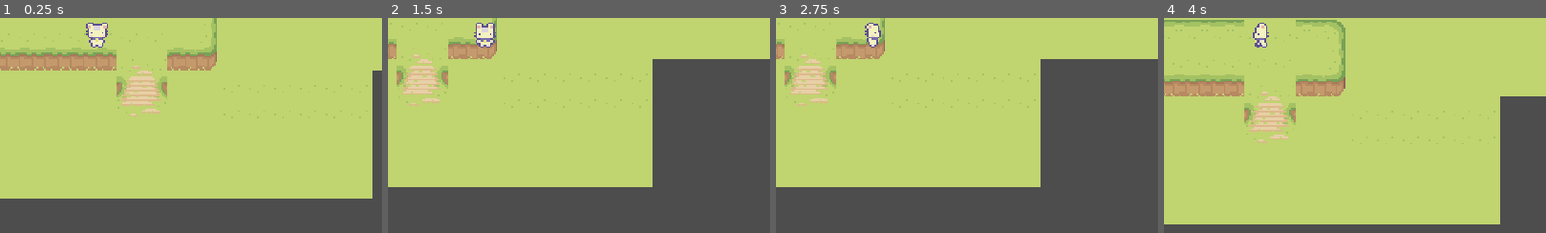
Above: before the commit, frames 1-4 (left to right).
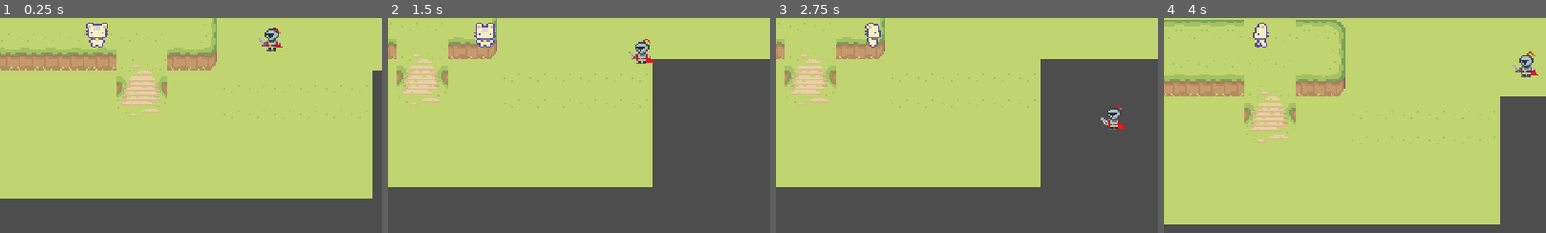
Above: after the commit, the same moments.

Repository: rockgem/GamesFleadh24
Game: Godot game, scene res://Level/game_level.tscn
Two runs of this game, one before a commit and one after it. Both use one fixed random seed, a clock stepped at 60 frames per second and the inputs below.
Inputs (mouse positions are % of the whole screen's width and height, from its top left):
- Up to frame 1 (0.25 s): no input
- Up to frame 2 (1.5 s): tap Enter at 0.5 s; move the mouse to (72, 45) at 0.52 s; press the mouse at (72, 45) at 0.53 s; hold D (right) 0.53-1.28 s; move the mouse to (30, 55) at 1.27 s; release the mouse at (30, 55) at 1.28 s; hold S (down) from 1.28 s (still down); tap Space (space) at 1.35 s
- Up to frame 3 (2.75 s): click (30, 55) at 1.55 s; tap Space (space) at 2 s; move the mouse to (60, 28) at 2.02 s; release S (down) at 2.03 s; press the mouse at (60, 28) at 2.03 s; hold D (right) from 2.03 s (still down)
- Up to frame 4 (4 s): move the mouse to (45, 70) at 2.77 s; release D (right) at 2.78 s; release the mouse at (45, 70) at 2.78 s; hold W (up) 2.78-3.53 s; click (45, 70) at 2.85 s; move the mouse to (80, 65) at 3.52 s; hold A (left) from 3.53 s (still down); hold Space (space) from 3.53 s (still down); click (80, 65) at 3.8 s
The pictures show only the part of the screen within x 38-88%, y 46-96%; the shares and areas given below are measured in that part.

The runs differ from the first frame. In frame 1, 0.4% of the frame differs, in the area x 67-74%, y 4-16%; in frame 2, 0.4%; in frame 3, 0.3%; in frame 4, 0.4%, in the area x 91-98%, y 15-28%.

Commit message:
Knight in grass tiles

Diff:
--- a/Characters/knight.gd
+++ b/Characters/knight.gd
@@ -12,10 +12,7 @@
 		if event.button_index == MOUSE_BUTTON_LEFT and event.pressed:
 			print("Left button was clicked at ", event.position)
 
-#trying to make the attack here but it's still quite random
-func _process(delta):
-	if Input.is_mouse_button_pressed(1) :
-		$AnimationPlayer.play("attack_right")
+
 
 func _physics_process(_delta):
 	var input_direction = Vector2(
--- a/Level/game_level.tscn
+++ b/Level/game_level.tscn
@@ -8,6 +8,7 @@
 [ext_resource type="Texture2D" uid="uid://bquwiejcge32w" path="res://Art/Sprout Lands - Sprites - Basic pack/Sprout Lands - Sprites - Basic pack/Tilesets/Wooden House.png" id="6_yxsgr"]
 [ext_resource type="Texture2D" uid="uid://b8wgltbgrh00k" path="res://Art/Sprout Lands - Sprites - Basic pack/Sprout Lands - Sprites - Basic pack/Tilesets/Fences.png" id="7_py0yo"]
 [ext_resource type="PackedScene" uid="uid://bg5xsnf1vb3aj" path="res://Characters/cow_1.tscn" id="8_kwush"]
+[ext_resource type="PackedScene" uid="uid://c6ct8uvratg22" path="res://Characters/knight.tscn" id="9_dqsew"]
 
 [sub_resource type="TileSetAtlasSource" id="TileSetAtlasSource_oepm5"]
 texture = ExtResource("2_8il1s")
@@ -878,9 +879,18 @@
 layer_0/z_index = -5
 layer_0/tile_data = PackedInt32Array(-131074, 65536, 1, -196610, 65536, 1, -196606, 65536, 1, -262142, 65536, 1, -26214 …(15178 unchanged characters)…
 layer_1/name = "Topground"
+layer_1/enabled = true
+layer_1/modulate = Color(1, 1, 1, 1)
+layer_1/y_sort_enabled = false
+layer_1/y_sort_origin = 0
 layer_1/z_index = -5
 layer_1/tile_data = PackedInt32Array(-196580, 589824, 3, -131044, 589824, 3, -131045, 393216, 2, -262117, 393216, 2, -3 …(1822 unchanged characters)…
 layer_2/name = "HighGroundWalls"
+layer_2/enabled = true
+layer_2/modulate = Color(1, 1, 1, 1)
+layer_2/y_sort_enabled = false
+layer_2/y_sort_origin = 0
+layer_2/z_index = 0
 layer_2/tile_data = PackedInt32Array()
 metadata/_edit_lock_ = true
 
@@ -889,3 +899,6 @@
 
 [node name="Cow1" parent="." instance=ExtResource("8_kwush")]
 position = Vector2(87, 16)
+
+[node name="Knight" parent="." instance=ExtResource("9_dqsew")]
+position = Vector2(341, 136)
--- a/project.godot
+++ b/project.godot
@@ -12,7 +12,7 @@
 
 config/name="Testing1"
 run/main_scene="res://Level/game_level.tscn"
-config/features=PackedStringArray("4.2", "Mobile")
+config/features=PackedStringArray("4.1", "Mobile")
 config/icon="res://icon.svg"
 
 [display]
@@ -49,6 +49,11 @@
 "events": [Object(InputEventKey,"resource_local_to_scene":false,"resource_name":"","device":0,"window_id":0,"alt_pressed":false,"shift_pressed":false,"ctrl_pressed":false,"meta_pressed":false,"pressed":false,"keycode":0,"physical_keycode":32,"key_label":0,"unicode":0,"echo":false,"script":null)
 ]
 }
+mouse_left={
+"deadzone": 0.5,
+"events": [Object(InputEventMouseButton,"resource_local_to_scene":false,"resource_name":"","device":-1,"window_id":0,"alt_pressed":false,"shift_pressed":false,"ctrl_pressed":false,"meta_pressed":false,"button_mask":1,"position":Vector2(262, 14),"global_position":Vector2(266, 57),"factor":1.0,"button_index":1,"canceled":false,"pressed":true,"double_click":false,"script":null)
+]
+}
 
 [rendering]
 
Not shown: 1 places in Level/game_level.tscn that only renumber resources
